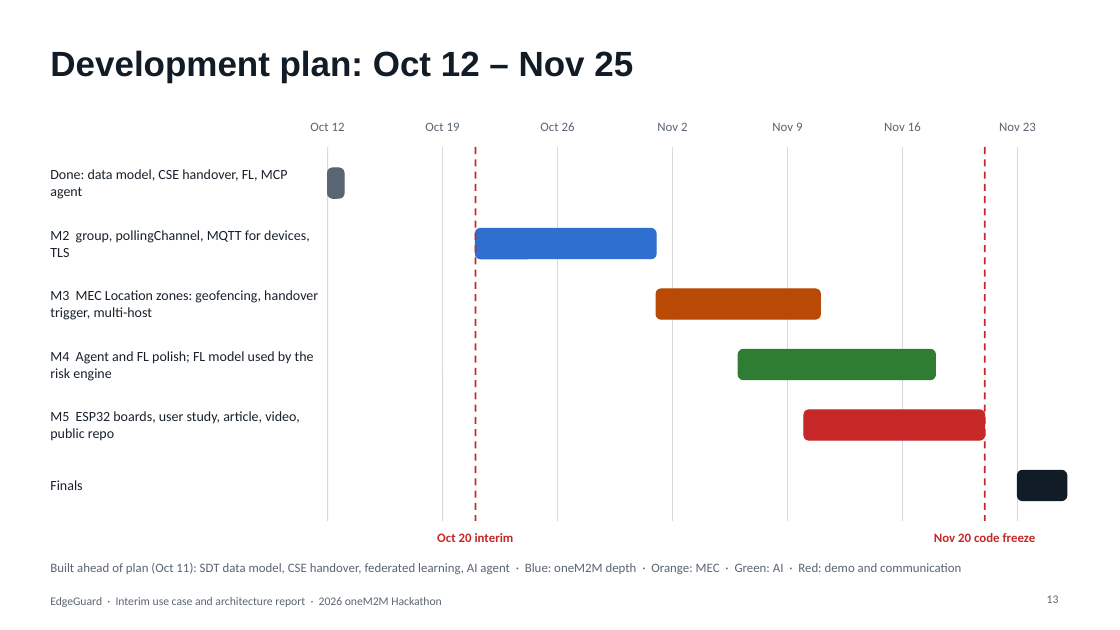
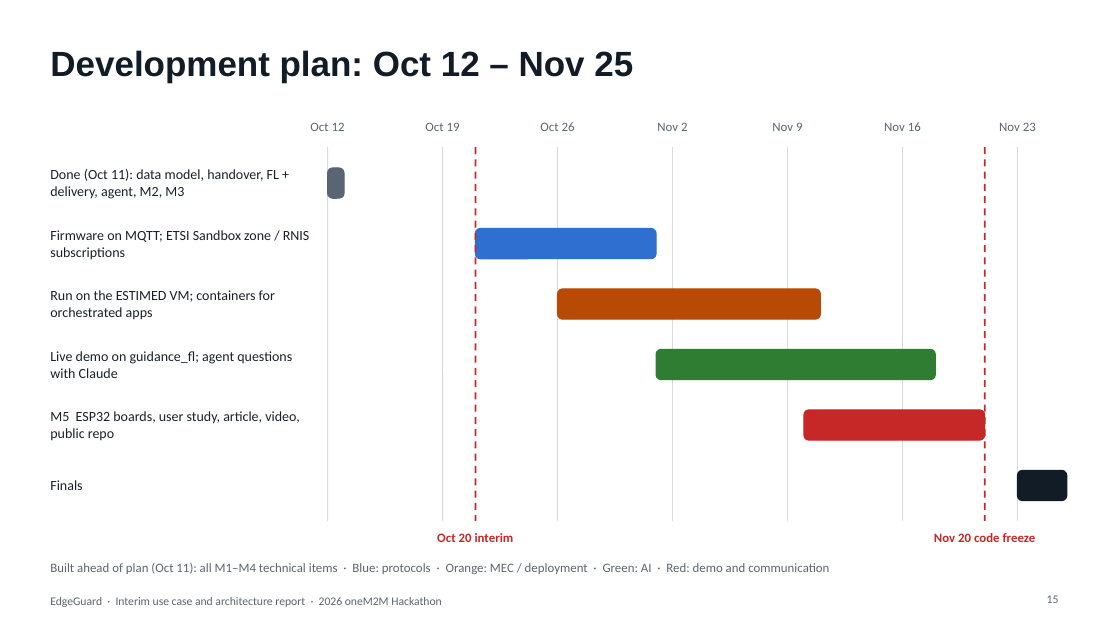
Before and after one commit to ljw22112/Edgeguard, a slide deck: slide 15 of docs/submissions/EdgeGuard_Interim_Report.pptx (slide 13 before the commit). Drawn at 1120x630 pixels with LibreOffice and Linux fonts; fonts in the diff are those of the drawing. Boxes give left, top, right and bottom in pixels: in the first picture for what was removed or moved away, otherwise in the second. Text is boxed around its words. In the diff, an @@ line names an element or a change of style, - is before the commit and + after.

```diff
--- a/docs/submissions/EdgeGuard_Interim_Report.pptx
+++ b/docs/submissions/EdgeGuard_Interim_Report.pptx
@@ text at bbox=[50, 169, 279, 199]: text changed @@
-Done: data model, CSE handover, FL, MCP agent
+Done (Oct 11): data model, handover, FL + delivery, agent, M2, M3
@@ text at bbox=[50, 230, 310, 260]: text changed @@
-M2 group, pollingChannel, MQTT for devices, TLS
+Firmware on MQTT; ETSI Sandbox zone / RNIS subscriptions
@@ text at bbox=[50, 290, 275, 320]: text changed @@
-M3 MEC Location zones: geofencing, handover trigger, multi-host
+Run on the ESTIMED VM; containers for orchestrated apps
@@ rounded rectangle: place and size @@
-rounded rectangle at bbox=[656, 289, 821, 319]
+rounded rectangle at bbox=[558, 289, 821, 319]
@@ text at bbox=[50, 351, 292, 378]: text changed @@
-M4 Agent and FL polish; FL model used by the risk engine
+Live demo on guidance_fl; agent questions with Claude
@@ rounded rectangle: place and size @@
-rounded rectangle at bbox=[739, 350, 936, 380]
+rounded rectangle at bbox=[656, 350, 935, 380]
@@ text at bbox=[50, 563, 829, 574]: text changed @@
-Built ahead of plan (Oct 11): SDT data model, CSE handover, federated learning, AI agent · Blue: oneM2M depth · Orange: MEC · Green: AI · Red: demo and communication
+Built ahead of plan (Oct 11): all M1–M4 technical items · Blue: protocols · Orange: MEC / deployment · Green: AI · Red: demo and communication
@@ page number at bbox=[1047, 595, 1059, 603]: text changed @@
-13
+15
```
Also in this commit, not shown: 7 other slides changed, 2 slides added.
